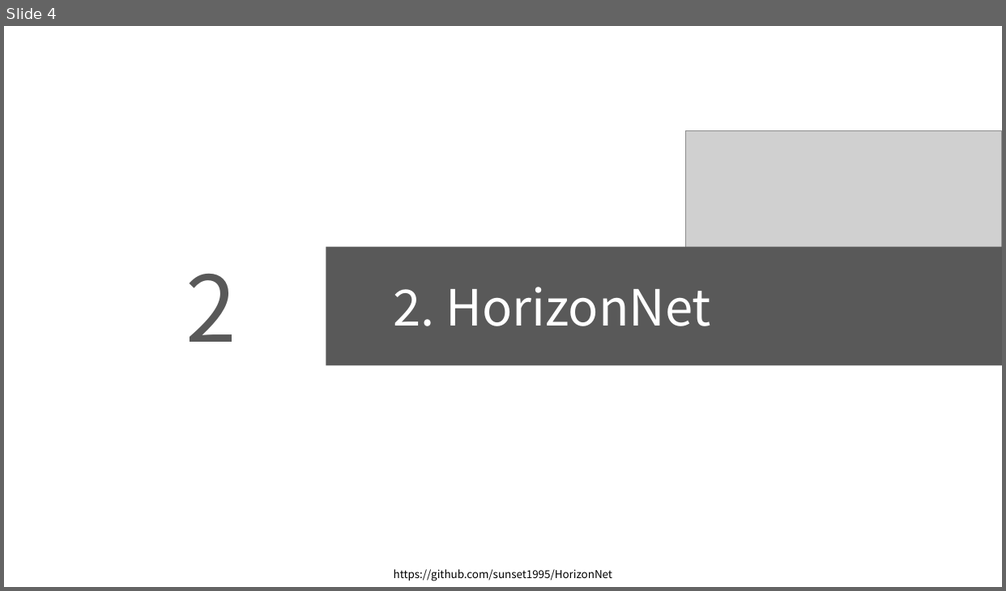
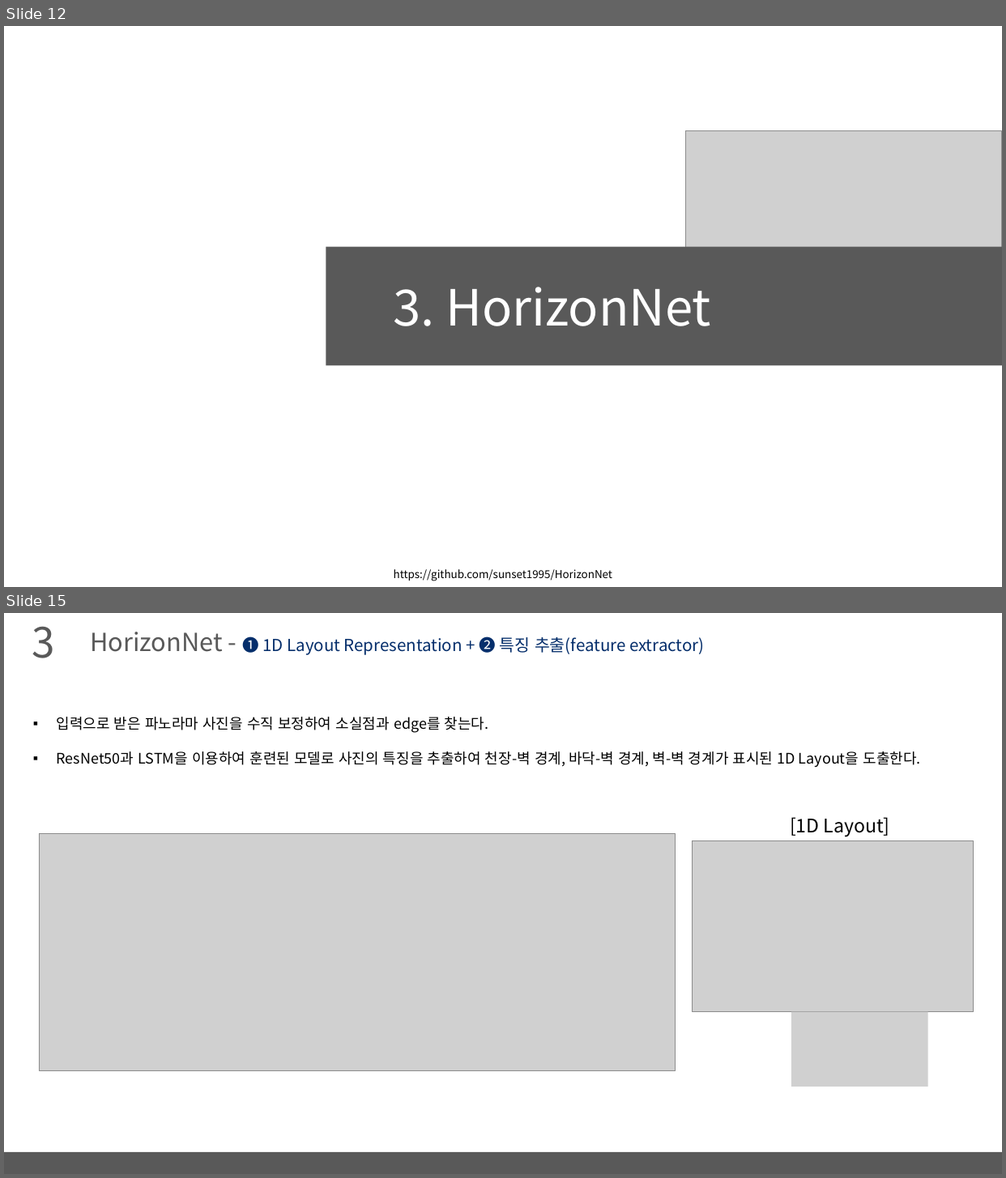
Before and after one commit to arittung/3D_Room_Layout_estimation, a slide deck: LayoutNet-HorizonNet-HoHoNet 정리.pptx. Shown one above the other, each under a label of ours: slide 4 before the commit, slides 12 and 15 after it; the slides between them are not shown. The pictures are 1006x591 and 1006x1178 pixels, drawn with LibreOffice and Linux fonts; fonts in the diff are those of the drawing; grey boxes stand for pictures. Boxes give left, top, right and bottom in pixels: in the first picture for what was removed or moved away, otherwise in the second. Text is boxed around its words. In the diff, an @@ line names an element or a change of style, - is before the commit and + after.

Commit message:
add layoutnet 정리

```diff
--- a/LayoutNet-HorizonNet-HoHoNet 정리.pptx
+++ b/LayoutNet-HorizonNet-HoHoNet 정리.pptx
@@ slide 15 added at bbox=[4, 613, 1002, 1174], background #FFFFFF @@
@@ text added at bbox=[32, 626, 55, 658], 40 pt, text #595959 @@
+3
@@ text added at bbox=[90, 632, 704, 656], 16 pt, text #052E6B @@
+HorizonNet - ❶ 1D Layout Representation + ❷ 특징 추출(feature extractor)
@@ text added at bbox=[57, 717, 920, 767], 14 pt, text #000000 @@
+▪ 입력으로 받은 파노라마 사진을 수직 보정하여 소실점과 edge를 찾는다.
+▪ ResNet50과 LSTM을 이용하여 훈련된 모델로 사진의 특징을 추출하여 천장-벽 경계, 바닥-벽 경계, 벽-벽 경계가 표시된 1D Layout을 도출한다.
@@ text added at bbox=[790, 817, 890, 837], 18 pt, text #000000 @@
+[1D Layout]
@@ picture added at bbox=[39, 834, 675, 1072] @@
@@ picture added at bbox=[692, 841, 974, 1012] @@
@@ picture added at bbox=[791, 1012, 928, 1087] @@
@@ rectangle added at bbox=[4, 1152, 1002, 1174], fill #595959 @@
@@ what was slide 4 is now slide 12 @@
@@ slide 12 changed as well @@
@@ text removed at bbox=[186, 274, 237, 342] @@
-2
@@ text at bbox=[393, 287, 711, 327]: text changed @@
-2. HorizonNet
+3. HorizonNet
```
Also in this commit, not shown: 15 other slides changed, 11 other slides added, 2 other files.
